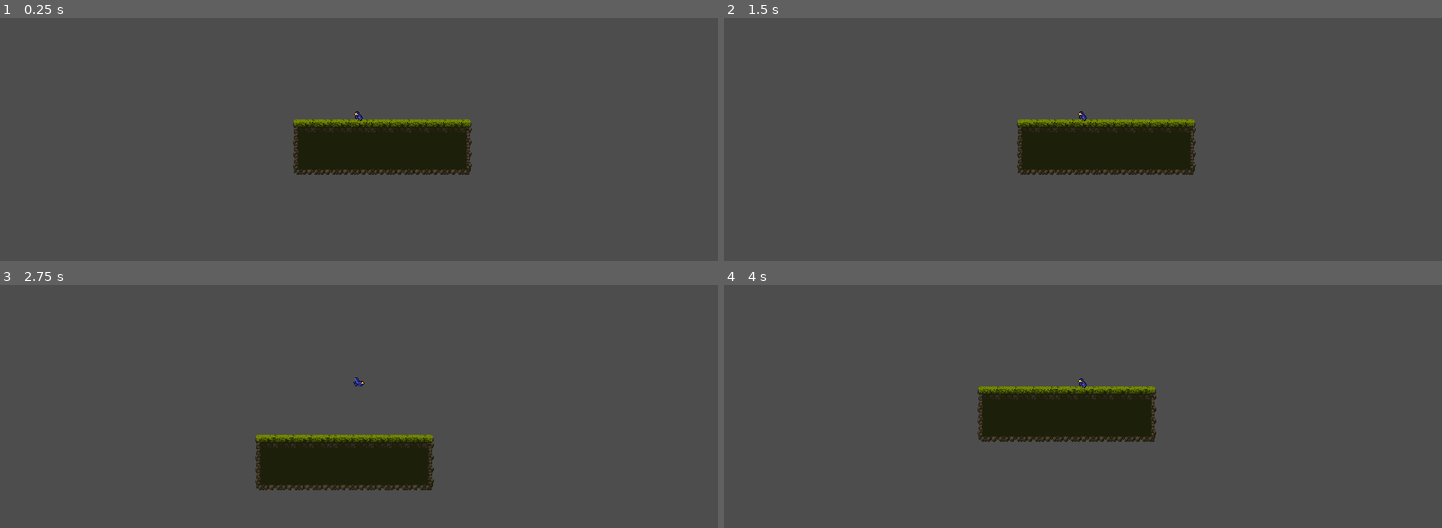
Above: before the commit, frames 1-4 (two rows, left to right).
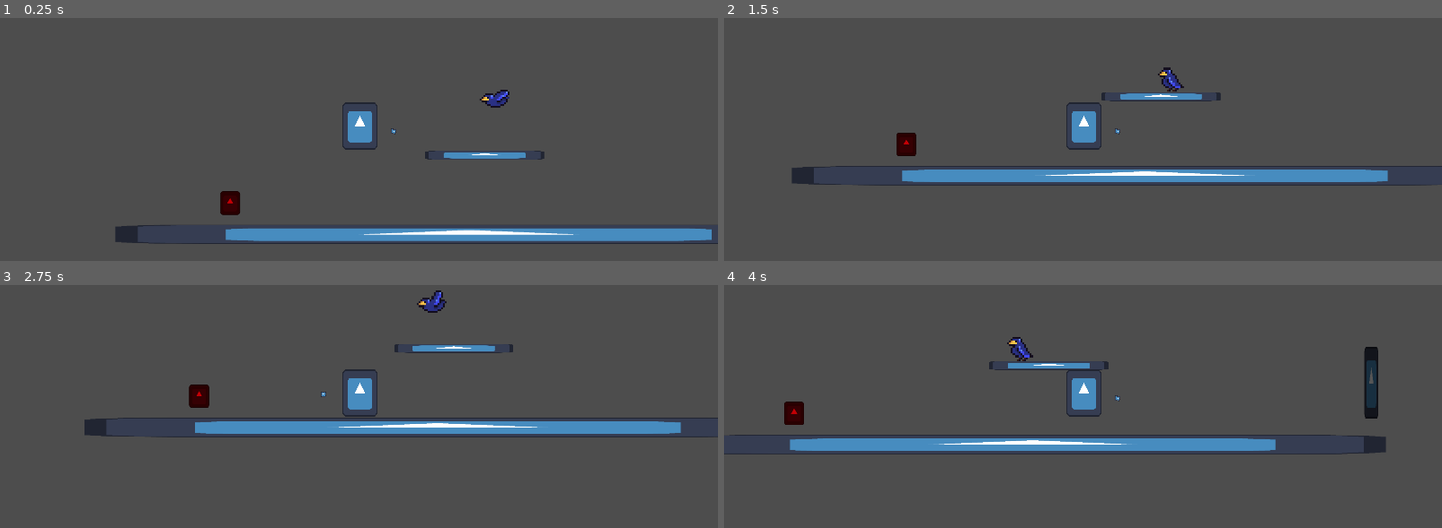
Above: after the commit, the same moments.

Repository: SikK19/AwayGame
Game: Godot game, scene res://Level/character_test_enviroment.tscn
Two runs of this game, one before a commit and one after it. Both use one fixed random seed, a clock stepped at 60 frames per second and the inputs below. Before the commit the project starts from res://Level/test_level.tscn. The engine's default icon, where the game draws it, is replaced by a stand-in: a white triangle on a blue panel in a dark square.
Inputs (mouse positions are in pixels of both pictures, inside the frame that each line leads up to):
- Up to frame 1 (0.25 s): no input
- Up to frame 2 (1.5 s): move the mouse to (1240, 105) at 0.52 s; hold D (right) from 0.53 s (still down); tap F (ask_bird_to_fly, bound only before the commit) at 0.6 s; tap W (jump) at 0.77 s; tap B (ask_bird_to_land, bound only before the commit) at 0.8, 1.35 s; move the mouse to (939, 146) at 1.27 s
- Up to frame 3 (2.75 s): tap W (jump) at 1.52 s; click (215, 413) at 1.55 s; move the mouse to (430, 304) at 2.02 s; release D (right) at 2.03 s; press the mouse at (430, 304) at 2.03 s; hold A (left) from 2.03 s (still down); tap E (interact) at 2.3 s
- Up to frame 4 (4 s): move the mouse to (1047, 474) at 2.77 s; release A (left) at 2.78 s; release the mouse at (1047, 474) at 2.78 s; hold D (right) from 2.78 s (still down); tap E (interact) at 2.85 s; tap W (jump) at 3.02, 3.77 s; tap F (ask_bird_to_fly, bound only before the commit) at 3.05, 3.6 s; move the mouse to (1298, 452) at 3.52 s; tap B (ask_bird_to_land, bound only before the commit) at 3.8 s

The runs differ from the first frame. In frame 1, 11% of the frame differs, in the area x 16-100%, y 29-93%; in frame 2, 11%; in frame 3, 11%, in the area x 11-100%, y 2-85%; in frame 4, 11%.

Commit message:
bird lands without pressing buttons

Diff:
--- a/Characters/Bird/bird.gd
+++ b/Characters/Bird/bird.gd
@@ -15,7 +15,7 @@
 var direction_flying = null;
 
 func _physics_process(delta):
-	if is_on_character == true:
+	if is_on_character:
 		position.x = human.position.x
 		position.y = human.position.y - 60
 
@@ -43,11 +43,21 @@
 				sprite_standing.flip_h = false
 				sprite_flying.flip_h = false
 
+
+
+	if Input.is_action_just_released("interact") && $interactrange.has_overlapping_areas():
+		$interactrange.get_overlapping_areas()[0].interact(self)
+
+	if Input.is_action_just_released("fly_to_cursor") && $bird_close_to_human.has_overlapping_areas():
+		print("landing")
+		land_on_character()
+
 	if Input.is_action_just_released("fly_to_cursor"):
 		velocity.x = 0
 
-	if Input.is_action_just_released("interact") && $interactrange.has_overlapping_areas():
-		$interactrange.get_overlapping_areas()[0].interact(self)
+	if is_on_character && Input.is_action_pressed("fly_to_cursor"):
+		is_on_character = false
+		human.is_bird_on_human = false
 
 	move_and_slide()
 
@@ -55,6 +65,4 @@
 	sprite_flying.visible = false
 	sprite_standing.visible = true
 	is_on_character = true
-
-func fly_away():
-	is_on_character = false
+	human.is_bird_on_human = true
--- a/Characters/Bird/bird.tscn
+++ b/Characters/Bird/bird.tscn
@@ -2153,15 +2153,17 @@
 }]
 
 [sub_resource type="RectangleShape2D" id="RectangleShape2D_24e78"]
-size = Vector2(400, 400)
+size = Vector2(139.5, 131.5)
 
 [sub_resource type="RectangleShape2D" id="RectangleShape2D_d7p08"]
+size = Vector2(150, 150)
 
 [node name="Bird" type="CharacterBody2D"]
 collision_layer = 0
 script = ExtResource("1_dipqb")
 
 [node name="Sprite" type="Sprite2D" parent="."]
+visible = false
 texture = ExtResource("2_ooqg4")
 hframes = 2
 region_enabled = true
@@ -2186,6 +2188,7 @@
 collision_mask = 32
 
 [node name="CollisionShape2D" type="CollisionShape2D" parent="bird_close_to_human"]
+position = Vector2(-1.25, -1.75)
 shape = SubResource("RectangleShape2D_24e78")
 
 [node name="interactrange" type="Area2D" parent="."]
--- a/Characters/Human Character/human character.gd
+++ b/Characters/Human Character/human character.gd
@@ -73,15 +73,6 @@
 		can_throw = false
 		$rock_throw_cooldown.start()
 
-	if $human_close_to_bird.has_overlapping_areas() && Input.is_action_just_released("ask_bird_to_land") && not is_bird_on_human:
-		print("trying to land")
-		bird.land_on_character()
-		is_bird_on_human = true
-
-	if Input.is_action_just_released("ask_bird_to_fly") && is_bird_on_human:
-		bird.fly_away()
-		is_bird_on_human = false
-
 
 func _on_rock_throw_cooldown_timeout():
 	can_throw = true
--- a/Characters/Human Character/human_character.tscn
+++ b/Characters/Human Character/human_character.tscn
@@ -43,7 +43,7 @@
 }
 
 [sub_resource type="RectangleShape2D" id="RectangleShape2D_rrut5"]
-size = Vector2(300, 175)
+size = Vector2(96, 57)
 
 [node name="human character" type="CharacterBody2D"]
 collision_layer = 0
@@ -89,7 +89,7 @@
 collision_mask = 64
 
 [node name="CollisionShape2D" type="CollisionShape2D" parent="human_close_to_bird"]
-position = Vector2(2.08165e-12, -23)
+position = Vector2(3, -35.5)
 shape = SubResource("RectangleShape2D_rrut5")
 
 [connection signal="timeout" from="rock_throw_cooldown" to="." method="_on_rock_throw_cooldown_timeout"]
--- a/project.godot
+++ b/project.godot
@@ -11,7 +11,7 @@
 [application]
 
 config/name="AwayGame"
-run/main_scene="res://Level/test_level.tscn"
+run/main_scene="res://Level/character_test_enviroment.tscn"
 config/features=PackedStringArray("4.2", "GL Compatibility")
 config/icon="res://icon.svg"
 
@@ -47,16 +47,6 @@
 "events": [Object(InputEventKey,"resource_local_to_scene":false,"resource_name":"","device":-1,"window_id":0,"alt_pressed":false,"shift_pressed":false,"ctrl_pressed":false,"meta_pressed":false,"pressed":false,"keycode":0,"physical_keycode":32,"key_label":0,"unicode":32,"echo":false,"script":null)
 ]
 }
-ask_bird_to_land={
-"deadzone": 0.5,
-"events": [Object(InputEventKey,"resource_local_to_scene":false,"resource_name":"","device":-1,"window_id":0,"alt_pressed":false,"shift_pressed":false,"ctrl_pressed":false,"meta_pressed":false,"pressed":false,"keycode":0,"physical_keycode":66,"key_label":0,"unicode":98,"echo":false,"script":null)
-]
-}
-ask_bird_to_fly={
-"deadzone": 0.5,
-"events": [Object(InputEventKey,"resource_local_to_scene":false,"resource_name":"","device":-1,"window_id":0,"alt_pressed":false,"shift_pressed":false,"ctrl_pressed":false,"meta_pressed":false,"pressed":false,"keycode":0,"physical_keycode":70,"key_label":0,"unicode":102,"echo":false,"script":null)
-]
-}
 fly_to_cursor={
 "deadzone": 0.5,
 "events": [Object(InputEventMouseButton,"resource_local_to_scene":false,"resource_name":"","device":-1,"window_id":0,"a …(258 unchanged characters)…
